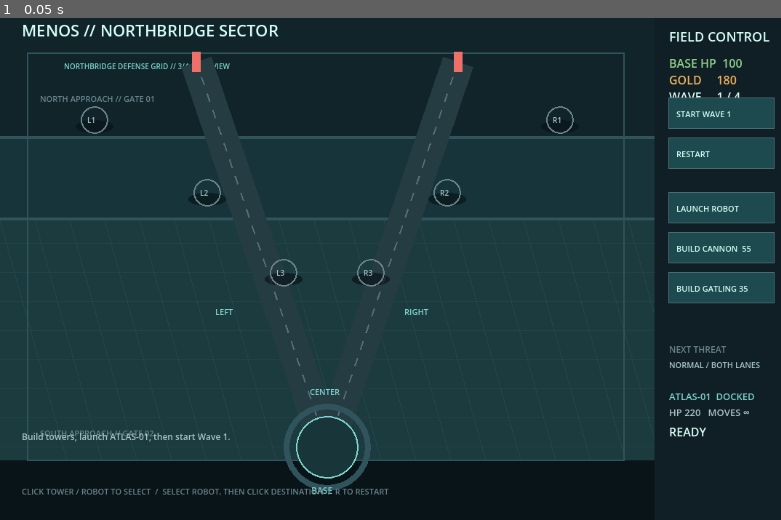
Above: before the commit, frame 1.
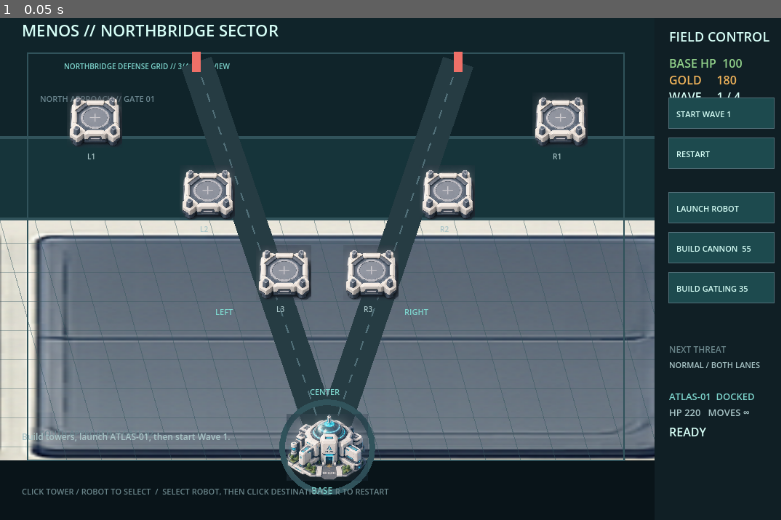
Above: after the commit, the same moment.

Repository: ln9swrd/atlas
Game: Godot game, scene res://main.tscn
Two runs of this game, one before a commit and one after it. Both use one fixed random seed, a clock stepped at 60 frames per second and the inputs below.
Inputs:
- Up to frame 1 (0.05 s): no input

The runs differ from the first frame. In frame 1, 39% of the frame differs, in the area x 0-84%, y 15-96%.

Commit message:
feat: add sprite assets, environment tiles, and initial game scripts

Diff:
--- /dev/null
+++ b/projects/menos/godot/assets/menos/environment/tile_dark_floor.tres
@@ -0,0 +1,7 @@
+[gd_resource type="AtlasTexture" load_steps=2 format=3]
+
+[ext_resource type="Texture2D" path="res://assets/menos/environment/test_terrain_sheet.png" id="1_tex"]
+
+[resource]
+atlas = ExtResource("1_tex")
+region = Rect2(330, 320, 146, 130)
--- a/projects/menos/godot/main.gd
+++ b/projects/menos/godot/main.gd
@@ -1,6 +1,28 @@
 extends Node2D
 
 const DATA = preload("res://data.gd")
+const VISUALS := {
+	"floor_tile": preload("res://assets/menos/environment/tile_dark_floor.tres"),
+	"facility_base": preload("res://assets/menos/sprites/facility_base.png"),
+	"impact_blast": preload("res://assets/menos/sprites/impact_blast.png"),
+	"status_victory": preload("res://assets/menos/sprites/status_victory.png"),
+	"status_defeat": preload("res://assets/menos/sprites/status_defeat.png"),
+	"slot_empty": preload("res://assets/menos/sprites/tower_slot_empty.png"),
+	"slot_selected": preload("res://assets/menos/sprites/tower_slot_selected.png"),
+	"tower_cannon": preload("res://assets/menos/sprites/tower_cannon.png"),
+	"tower_gatling": preload("res://assets/menos/sprites/tower_gatling.png"),
+	"enemy_normal": preload("res://assets/menos/sprites/enemy_normal.png"),
+	"enemy_rusher": preload("res://assets/menos/sprites/enemy_rusher.png"),
+	"enemy_heavy": preload("res://assets/menos/sprites/enemy_heavy.png"),
+	"enemy_giant": preload("res://assets/menos/sprites/enemy_giant.png"),
+	"robot": preload("res://assets/menos/sprites/robot_atlas01.png")
+}
+const ENEMY_SPRITE_SIZES := {
+	"normal": Vector2(34, 46),
+	"rusher": Vector2(38, 48),
+	"heavy": Vector2(56, 60),
+	"giant": Vector2(104, 142)
+}
 const SFX_STREAMS := {
 	"ui_click": preload("res://sound/sfx_ui_click_1.mp3"),
 	"ui_confirm": preload("res://sound/Menu Choice.mp3"),
@@ -36,6 +58,7 @@
 var effects: Array = []
 
 func _ready() -> void:
+	texture_filter = CanvasItem.TEXTURE_FILTER_LINEAR
 	reset_game()
 	queue_redraw()
 
@@ -245,9 +268,12 @@
 	if not robot.active or run_state not in [RunState.READY, RunState.RUNNING] or not ROBOT_SPOTS.has(id) or robot.spot == id: return
 	robot.spot = id; robot.position = ROBOT_SPOTS[id]; log_event("ATLAS-01 moved to %s." % id)
 
+func draw_sprite(texture: Texture2D, center: Vector2, size: Vector2) -> void:
+	draw_texture_rect(texture, Rect2(center - size * 0.5, size), false)
+
 func _draw() -> void:
 	draw_rect(Rect2(0, 0, 1100, 700), Color("091419"))
-	draw_rect(Rect2(0, 0, 900, 176), Color("10242a")); draw_rect(Rect2(0, 176, 900, 112), Color("16343a")); draw_rect(Rect2(0, 288, 900, 330), Color("1b3b3f"))
+	draw_rect(Rect2(0, 0, 900, 176), Color("10242a")); draw_rect(Rect2(0, 176, 900, 112), Color("16343a")); draw_texture_rect(VISUALS["floor_tile"], Rect2(0, 288, 900, 330), true)
 	for x in range(0, 900, 48): draw_line(Vector2(x, 288), Vector2(x + 92, 618), Color("31535b", 0.45), 1)
 	for y in range(320, 620, 40): draw_line(Vector2(0, y), Vector2(900, y), Color("31535b", 0.35), 1)
 	draw_rect(Rect2(0, 172, 900, 4), Color("31535b")); draw_rect(Rect2(0, 284, 900, 4), Color("31535b"))
@@ -257,28 +283,39 @@
 	draw_string(ThemeDB.fallback_font, Vector2(88, 80), "NORTHBRIDGE DEFENSE GRID // 3/4 FIELD VIEW", HORIZONTAL_ALIGNMENT_LEFT, -1, 10, Color("7ed6ce"))
 	for lane in LANES.values(): draw_line(lane, BASE, Color("263c43"), 44); draw_dashed_line(lane, BASE, Color("527079"), 2, 12)
 	draw_rect(Rect2(LANES.left - Vector2(6, 14), Vector2(12, 28)), Color("ef7068")); draw_rect(Rect2(LANES.right - Vector2(6, 14), Vector2(12, 28)), Color("ef7068"))
-	draw_circle(BASE, 42, Color("18353a")); draw_arc(BASE, 42, 0, TAU, 32, Color("7ed6ce"), 2); draw_arc(BASE, 56, 0, TAU, 32, Color("31535b"), 8); draw_string(ThemeDB.fallback_font, BASE + Vector2(-22, 64), "BASE", HORIZONTAL_ALIGNMENT_LEFT, -1, 12, Color("7ed6ce"))
+	draw_arc(BASE, 62, 0, TAU, 32, Color("31535b"), 8); draw_sprite(VISUALS["facility_base"], BASE, Vector2(112, 92)); draw_string(ThemeDB.fallback_font, BASE + Vector2(-22, 64), "BASE", HORIZONTAL_ALIGNMENT_LEFT, -1, 12, Color("7ed6ce"))
 	for id in SLOTS:
-		var occupied := towers.any(func(tower): return tower.id == id)
+		var placed_tower: Dictionary = towers.filter(func(tower): return tower.id == id).front() if towers.any(func(tower): return tower.id == id) else {}
+		var occupied := not placed_tower.is_empty()
 		if not occupied:
-			draw_set_transform(SLOTS[id] + Vector2(0, 9), 0.0, Vector2(26, 9)); draw_circle(Vector2.ZERO, 1.0, Color("0a1519", 0.72)); draw_set_transform(Vector2.ZERO, 0.0, Vector2.ONE)
-			draw_arc(SLOTS[id], 18, 0, TAU, 20, Color("f0a35a") if selected_slot == id else Color("6a858a"), 2)
+			var slot_visual: Texture2D = VISUALS["slot_selected"] if selected_slot == id else VISUALS["slot_empty"]
+			draw_sprite(slot_visual, SLOTS[id], Vector2(76, 76))
+			if selected_slot == id: draw_arc(SLOTS[id], 39, 0, TAU, 24, Color("f0a35a"), 2)
 		else:
-			draw_circle(SLOTS[id], 15, Color("f0a35a") if towers.filter(func(tower): return tower.id == id)[0].type == "cannon" else Color("7ed6ce"))
-			if selected_tower == id: draw_arc(SLOTS[id], 24, 0, TAU, 24, Color("d7fff7"), 2)
-		draw_string(ThemeDB.fallback_font, SLOTS[id] + Vector2(-10, 4), id, HORIZONTAL_ALIGNMENT_LEFT, -1, 10, Color("a9c5c7"))
+			var tower_key := "tower_cannon" if placed_tower.type == "cannon" else "tower_gatling"
+			draw_sprite(VISUALS[tower_key], SLOTS[id], Vector2(94, 86))
+			if selected_tower == id: draw_arc(SLOTS[id], 51, 0, TAU, 24, Color("d7fff7"), 2)
+		draw_string(ThemeDB.fallback_font, SLOTS[id] + Vector2(-10, 54), id, HORIZONTAL_ALIGNMENT_LEFT, -1, 10, Color("a9c5c7"))
 	for id in ROBOT_SPOTS: draw_string(ThemeDB.fallback_font, ROBOT_SPOTS[id] + Vector2(-24, 58), id, HORIZONTAL_ALIGNMENT_LEFT, -1, 11, Color("7ed6ce"))
 	for enemy in enemies:
 		if enemy.hp <= 0.0: continue
-		var data: Dictionary = DATA.ENEMIES[enemy.type]; draw_circle(enemy.position, data.radius, Color.WHITE if enemy.flash > 0.0 else data.color); draw_rect(Rect2(enemy.position - Vector2(data.radius, data.radius + 8), Vector2(data.radius * 2, 4)), Color("263238")); draw_rect(Rect2(enemy.position - Vector2(data.radius, data.radius + 8), Vector2(data.radius * 2 * max(0.0, enemy.hp / enemy.max_hp), 4)), Color("92d28b"))
+		var data: Dictionary = DATA.ENEMIES[enemy.type]
+		var enemy_size: Vector2 = ENEMY_SPRITE_SIZES[enemy.type]
+		if enemy.flash > 0.0: draw_circle(enemy.position, data.radius + 3, Color.WHITE)
+		draw_sprite(VISUALS["enemy_" + enemy.type], enemy.position, enemy_size)
+		var hp_position: Vector2 = enemy.position + Vector2(-enemy_size.x * 0.5, -enemy_size.y * 0.5 - 7)
+		draw_rect(Rect2(hp_position, Vector2(enemy_size.x, 4)), Color("263238")); draw_rect(Rect2(hp_position, Vector2(enemy_size.x * max(0.0, enemy.hp / enemy.max_hp), 4)), Color("92d28b"))
 	for effect in effects:
 		if effect.get("type", "") == "giantHit":
 			draw_arc(effect.position, 35.0, 0, TAU, 16, Color("ef7068"), 3.0)
+		elif effect.get("type", "") in ["cannon", "gatling"]:
+			draw_sprite(VISUALS["impact_blast"], effect.position, Vector2(36, 36))
 	if robot.active:
 		var is_flashing: bool = float(robot.get("flash", 0.0)) > 0.0
-		draw_circle(robot.position, 22, Color.WHITE if is_flashing else Color("7ed6ce"))
-		draw_arc(robot.position, 28, 0, TAU, 6, Color("ef7068") if is_flashing else Color("d7fff7"), 3 if is_flashing else 2)
-		if robot_selected: draw_arc(robot.position, 35, 0, TAU, 24, Color("f0a35a"), 2)
+		if is_flashing: draw_circle(robot.position, 34, Color("ef7068", 0.35))
+		draw_sprite(VISUALS["robot"], robot.position, Vector2(62, 112))
+		draw_arc(robot.position, 58, 0, TAU, 24, Color("ef7068") if is_flashing else Color("d7fff7"), 3 if is_flashing else 2)
+		if robot_selected: draw_arc(robot.position, 66, 0, TAU, 24, Color("f0a35a"), 2)
 	draw_ui()
 
 func draw_ui() -> void:
@@ -289,6 +326,8 @@
 	if run_state == RunState.RUNNING: status_text = "WAVE %d IN PROGRESS" % wave
 	elif run_state == RunState.VICTORY: status_text = "VICTORY"
 	elif run_state == RunState.DEFEAT: status_text = "DEFEAT"
+	if run_state == RunState.VICTORY: draw_sprite(VISUALS["status_victory"], Vector2(1047, 585), Vector2(48, 48))
+	elif run_state == RunState.DEFEAT: draw_sprite(VISUALS["status_defeat"], Vector2(1047, 585), Vector2(48, 48))
 	draw_string(ThemeDB.fallback_font, Vector2(920, 585), status_text, HORIZONTAL_ALIGNMENT_LEFT, -1, 16, Color("92d28b") if run_state == RunState.VICTORY else Color("ef7068") if run_state == RunState.DEFEAT else Color("d7fff7"))
 	button(Rect2(920, 120, 145, 42), "START WAVE %d" % wave, run_state != RunState.READY); button(Rect2(920, 175, 145, 42) …(307 unchanged characters)…
 	var robot_status := "DOCKED"
Binary file added: projects/menos/godot/assets/menos/sprites/enemy_giant.png
Not shown, added: projects/menos/godot/assets/menos/sprites/enemy_giant.png.import
Binary file added: projects/menos/godot/assets/menos/sprites/enemy_heavy.png
Not shown, added: projects/menos/godot/assets/menos/sprites/enemy_heavy.png.import
Binary file added: projects/menos/godot/assets/menos/sprites/enemy_normal.png
Not shown, added: projects/menos/godot/assets/menos/sprites/enemy_normal.png.import
Binary file added: projects/menos/godot/assets/menos/sprites/enemy_rusher.png
Not shown, added: projects/menos/godot/assets/menos/sprites/enemy_rusher.png.import
Binary file added: projects/menos/godot/assets/menos/sprites/facility_base.png
Not shown, added: projects/menos/godot/assets/menos/sprites/facility_base.png.import
Binary file added: projects/menos/godot/assets/menos/sprites/impact_blast.png
Not shown, added: projects/menos/godot/assets/menos/sprites/impact_blast.png.import
(and 25 more such lines)
